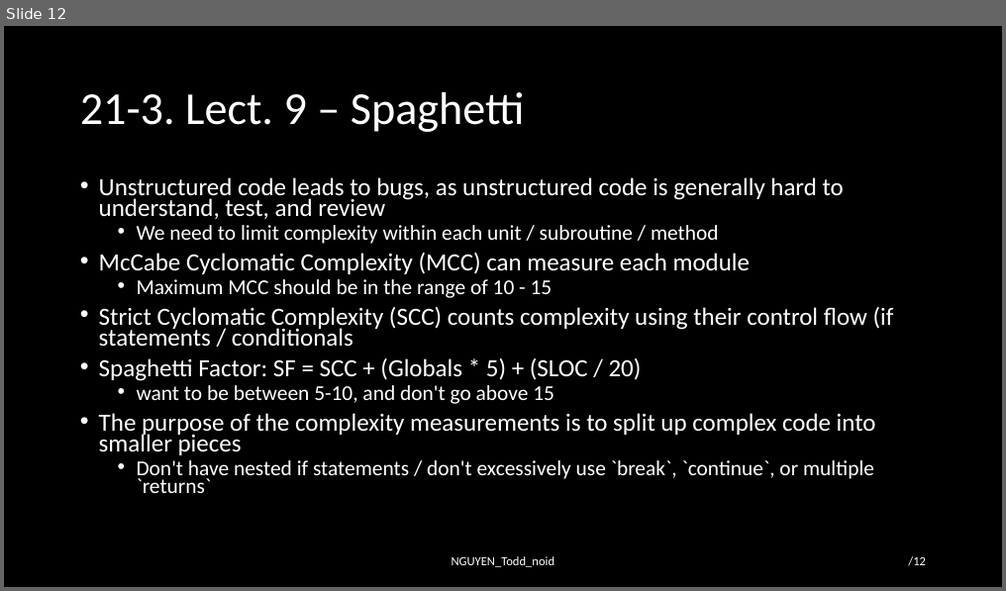
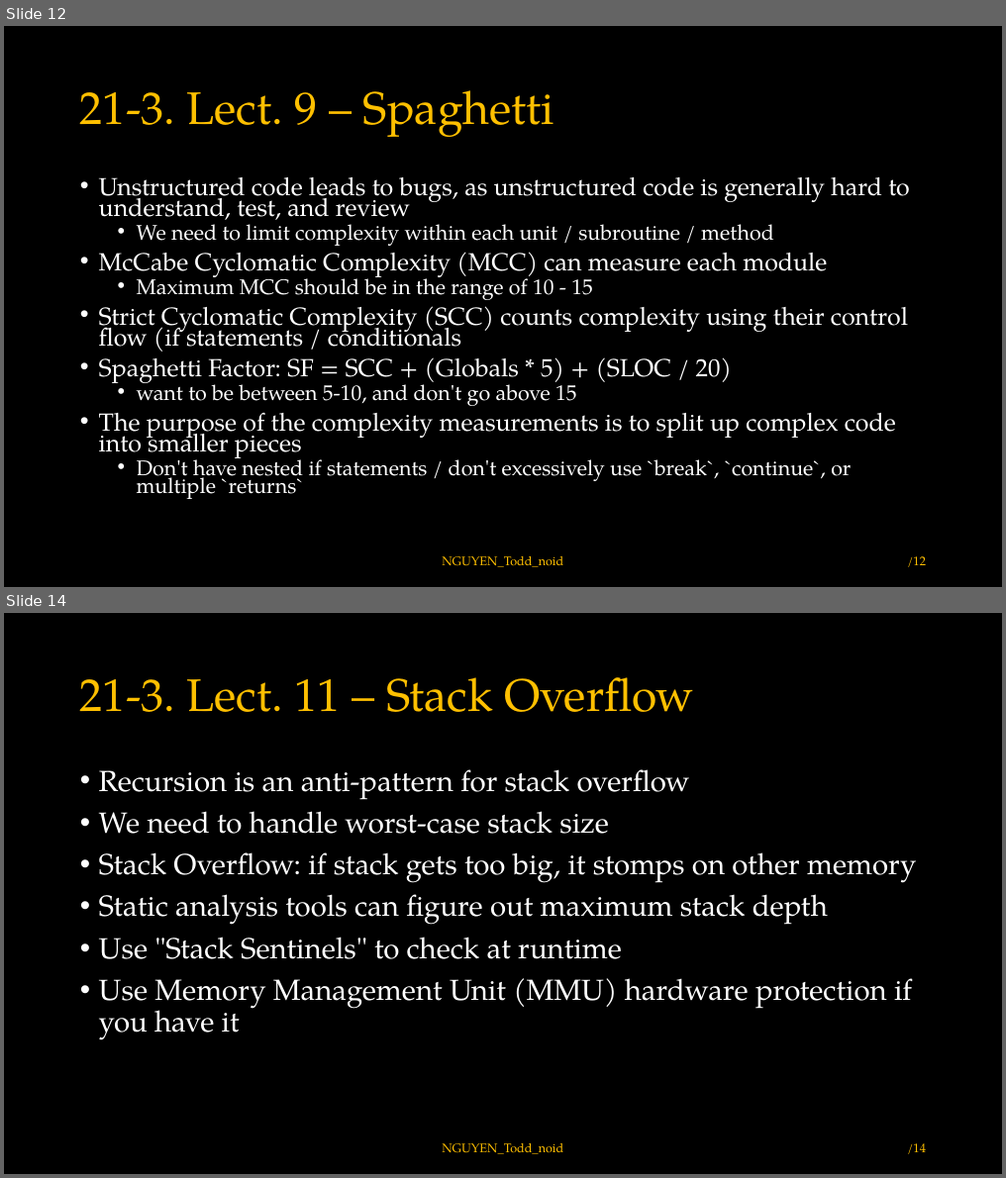
Before and after one commit to toddnguyen-gf/embedded-training, a slide deck: ece-18-642/lec-20-to-24/hw21/HW21_NGUYEN_Todd_noid.pptx. Shown one above the other, each under a label of ours: slide 12 before the commit, slides 12 and 14 after it; the slides between them are not shown. The pictures are 1006x591 and 1006x1178 pixels, drawn with LibreOffice and Linux fonts; fonts in the diff are those of the drawing. Boxes give left, top, right and bottom in pixels: in the first picture for what was removed or moved away, otherwise in the second. Text is boxed around its words. In the diff, an @@ line names an element or a change of style, - is before the commit and + after.

```diff
--- a/ece-18-642/lec-20-to-24/hw21/HW21_NGUYEN_Todd_noid.pptx
+++ b/ece-18-642/lec-20-to-24/hw21/HW21_NGUYEN_Todd_noid.pptx
@@ slide 14 added at <box>4,613,1002,1174</box>, background #000000 @@
@@ title added at <box>80,677,694,712</box>, 44 pt, text #FFC000 @@
+21-3. Lect. 11 – Stack Overflow
@@ text added at <box>99,769,916,1041</box>, 28 pt, text #FFFFFF @@
+• Recursion is an anti-pattern for stack overflow
+• We need to handle worst-case stack size
+• Stack Overflow: if stack gets too big, it stomps on other memory
+• Static analysis tools can figure out maximum stack depth
+• Use "Stack Sentinels" to check at runtime
+• Use Memory Management Unit (MMU) hardware protection if you have it
@@ text added at <box>442,1144,563,1155</box>, 12 pt, text #FFC000 @@
+NGUYEN_Todd_noid
@@ page number added at <box>907,1144,926,1155</box>, 12 pt, text #FFC000 @@
+/14
@@ slide 12 changed as well @@
@@ text "Unstructured code leads to bugs, ..." at <box>99,177,910,499</box>: font Calibri to TeX Gyre Pagella @@
@@ font Calibri to TeX Gyre Pagella, text colour #FFFFFF to #FFC000 in 3 elements at <box>80,90,554,137</box>, <box>442,557,563,568</box>, <box>907,557,926,568</box> @@
```
Also in this commit, not shown: 11 other slides changed, 6 other slides added.
